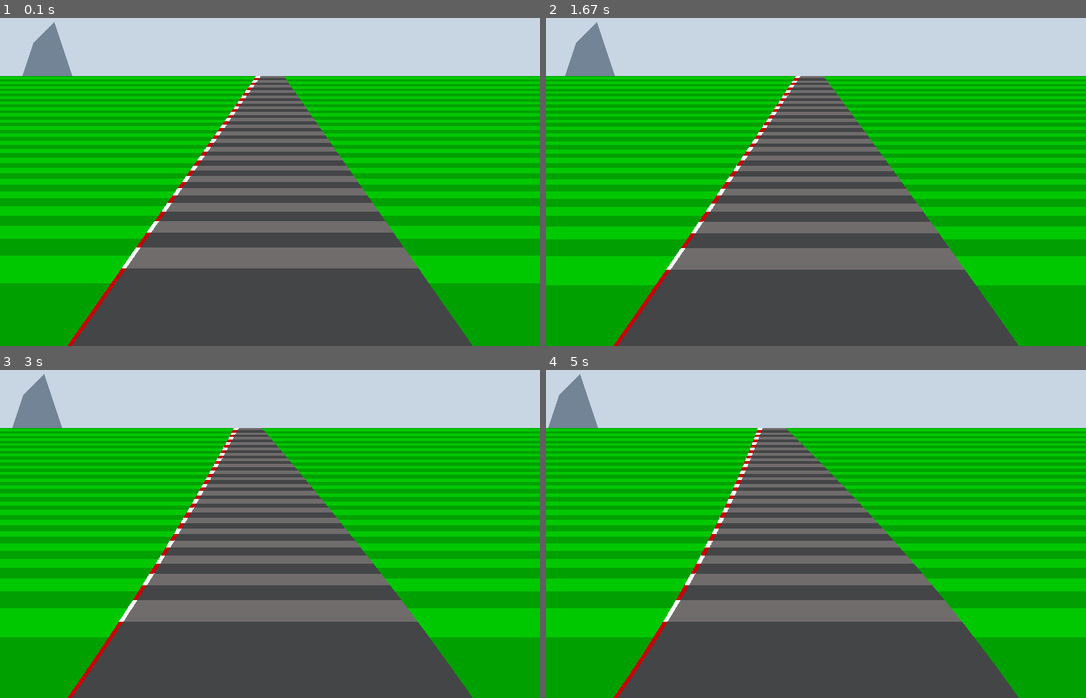
Above: before the commit, frames 1-4 (two rows, left to right).
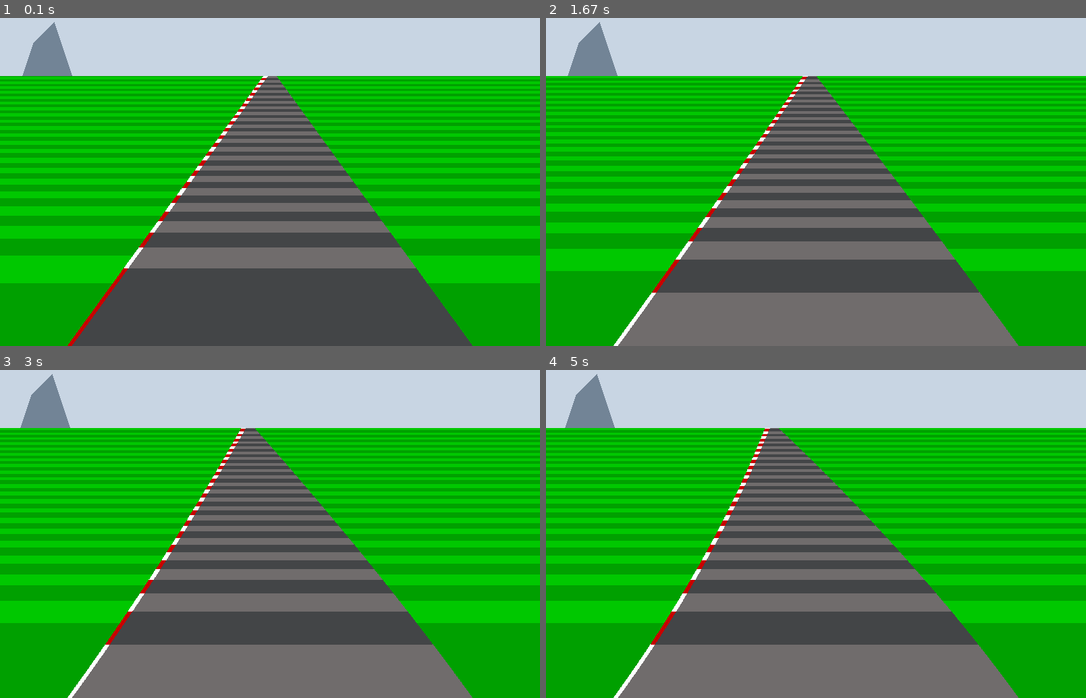
Above: after the commit, the same moments.

Repository: malaeng/12SDD-AT3
Game: pygame game, started from psuedo3droad.py
Same seed, same stepped clock (60 frames per second), same inputs: the game is played once before the commit and once after it.
Inputs:
- Up to frame 1 (0.1 s): no input
- Up to frame 2 (1.67 s): tap I at 0.33 s; hold M 0.67-1.13 s; tap J at 1.17, 1.57 s
- Up to frame 3 (3 s): tap J at 1.87, 2.07, 2.4, 2.7, 2.9 s
- Up to frame 4 (5 s): tap J at 3.2, 3.47, 3.8, 4.1, 4.23, 4.63, 4.93 s

The runs differ from the first frame. In frame 1, 1.6% of the frame differs, in the area x 12-88%, y 17-100%; in frame 2, 39%; in frame 3, 39%; in frame 4, 39%, in the area x 0-100%, y 1-100%.

Commit message:
abandoning psuedo 3D roads concept. Retaining file for records sake

Diff:
--- a/psuedo3droad.py
+++ b/psuedo3droad.py
@@ -40,9 +40,9 @@
                 if event.key == pygame.K_l:
                     curve_change = 0.01
                 if event.key == pygame.K_i:
-                    car_z_change = 1.0
+                    car_z_change = 0.8
                 if event.key == pygame.K_m:
-                    car_z_change = -1.0
+                    car_z_change = -0.8
 
             # doesn't work well when pressing two at a time.
             if event.type == pygame.KEYUP:
@@ -62,10 +62,10 @@
 
         # Draw mountains
         pygame.draw.polygon(gameDisplay, (114, 132, 150), [
-            (70*curve_amount, display_height/2),
-            (70*curve_amount+50, display_height/2 - 150),
-            (70*curve_amount+80, display_height/2 - 180),
-            (70*curve_amount+140, display_height/2)
+            (-0.5*curve_amount*car_z, display_height/2),
+            (-0.5*curve_amount*car_z+50, display_height/2 - 150),
+            (-0.5*curve_amount*car_z+80, display_height/2 - 180),
+            (-0.5*curve_amount*car_z+140, display_height/2)
         ])
 
 
@@ -81,7 +81,7 @@
                 (0, display_height-h*(i+1))
             ])
 
-        angle = math.radians(55.0) # convert degrees to radians because trig is done in radians in python
+        angle = math.radians(54.0) # convert degrees to radians because trig is done in radians in python
         offset = 100.0 # Distance between road and edge of screen
 
         curve_amount += curve_change
